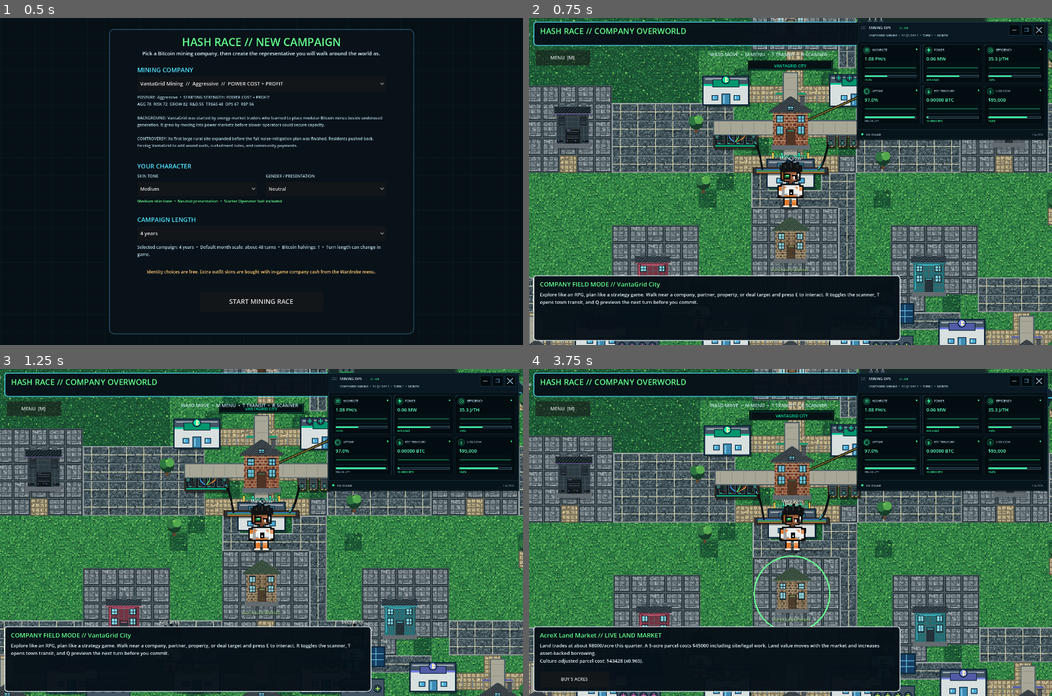
Above: before the commit, frames 1-4 (two rows, left to right).
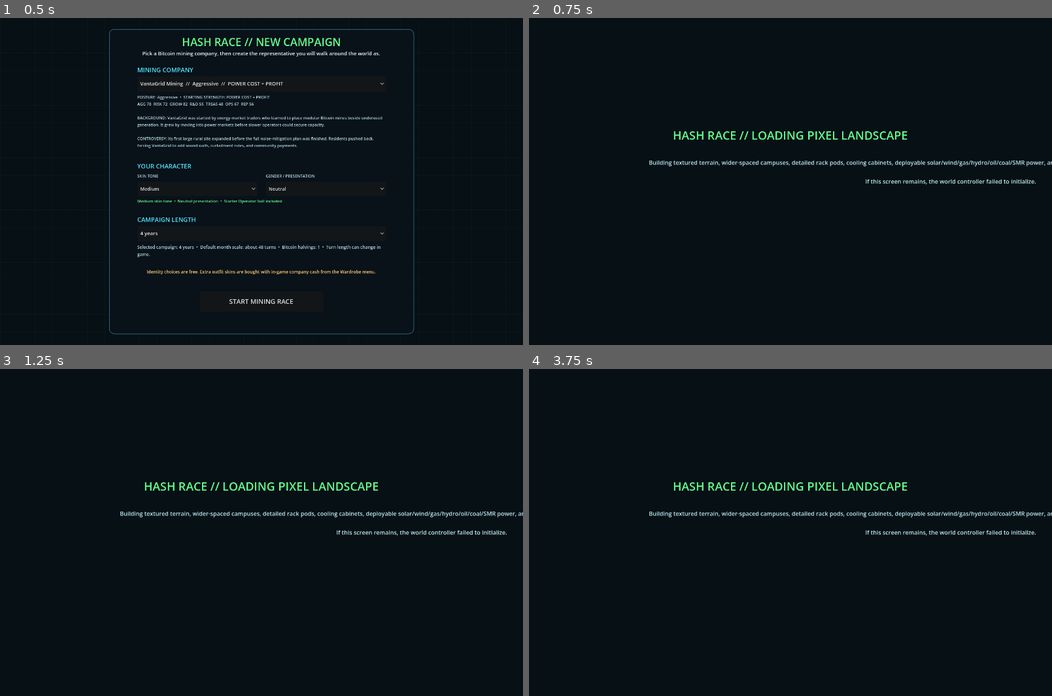
Above: after the commit, the same moments.

Repository: 1freetech/HashRace
Game: Godot game, scene res://scenes/campaign_setup.tscn
Two runs of this game, one before a commit and one after it. Both use one fixed random seed, a clock stepped at 60 frames per second and the inputs below.
Inputs (mouse positions are in pixels of both pictures, inside the frame that each line leads up to):
- Up to frame 1 (0.5 s): no input
- Up to frame 2 (0.75 s): click "START MINING RACE" at 0.5 s
- Up to frame 3 (1.25 s): no input
- Up to frame 4 (3.75 s): tap Enter at 1.25 s; drag from (952, 431) to (842, 460) at 1.27 s; tap Space at 2 s; drag from (685, 548) to (764, 597) at 2.02 s; move the mouse to (842, 460) at 2.77 s; hold D 2.78-3.5 s; tap Q at 2.85 s; drag from (764, 597) to (633, 483) at 3.52 s

Frame 1 is identical in both runs. In frame 2, 70% of the frame differs, in the area x 0-100%, y 0-100%; in frame 3, 70%; in frame 4, 70%.
Error after the commit: Parse Error: Cannot infer the type of "status_color" variable because the value doesn't have a set type. (res://scripts/world_v068.gd:65)

Commit message:
v0.070 make modular world parser-safe

Diff:
--- a/Godot/scripts/world_v068.gd
+++ b/Godot/scripts/world_v068.gd
@@ -14,9 +14,9 @@
 const MODULAR_ARCHITECTURE_REVISION: int = 1
 const MAX_VISIBLE_PHYSICAL_RACKS: int = 12
 
-var simulation_manager: HashRaceSimulationManager
-var physical_placement_grid: HashRacePhysicalPlacementGrid
-var machine_state_controller: HashRaceMachineStateController
+var simulation_manager = null
+var physical_placement_grid = null
+var machine_state_controller = null
 var physical_racks: Array[Node2D] = []
 var latest_simulation_snapshot: Dictionary = {}
 
@@ -81,17 +81,17 @@
 
     var visible_count := 0
     for raw in infrastructure_inventory.catalog_resources():
-        var item := raw as HashRaceItemResource
-        if item == null or item.category != "MINERS":
+        var item = raw
+        if item == null or String(item.get("category")) != "MINERS":
             continue
-        var deployed_count := infrastructure_inventory.deployed_quantity(item.id)
+        var deployed_count := infrastructure_inventory.deployed_quantity(String(item.get("id")))
         for _instance in range(deployed_count):
             if visible_count >= MAX_VISIBLE_PHYSICAL_RACKS:
                 return
             var rack := RackContainer.new()
-            rack.name = "PhysicalRack_%02d_%s" % [visible_count, item.id]
+            rack.name = "PhysicalRack_%02d_%s" % [visible_count, String(item.get("id"))]
             rack.slot_count = 1
-            rack.default_slot_type = item.slot_type
+            rack.default_slot_type = String(item.get("slot_type"))
             rack.auto_build_slots = false
 
             var col := visible_count % 4
@@ -103,7 +103,7 @@
 
             rack.rebuild_slots()
             rack.install(item)
-            rack.set_meta("hashrace_item_id", item.id)
+            rack.set_meta("hashrace_item_id", String(item.get("id")))
             physical_racks.append(rack)
             visible_count += 1
 
